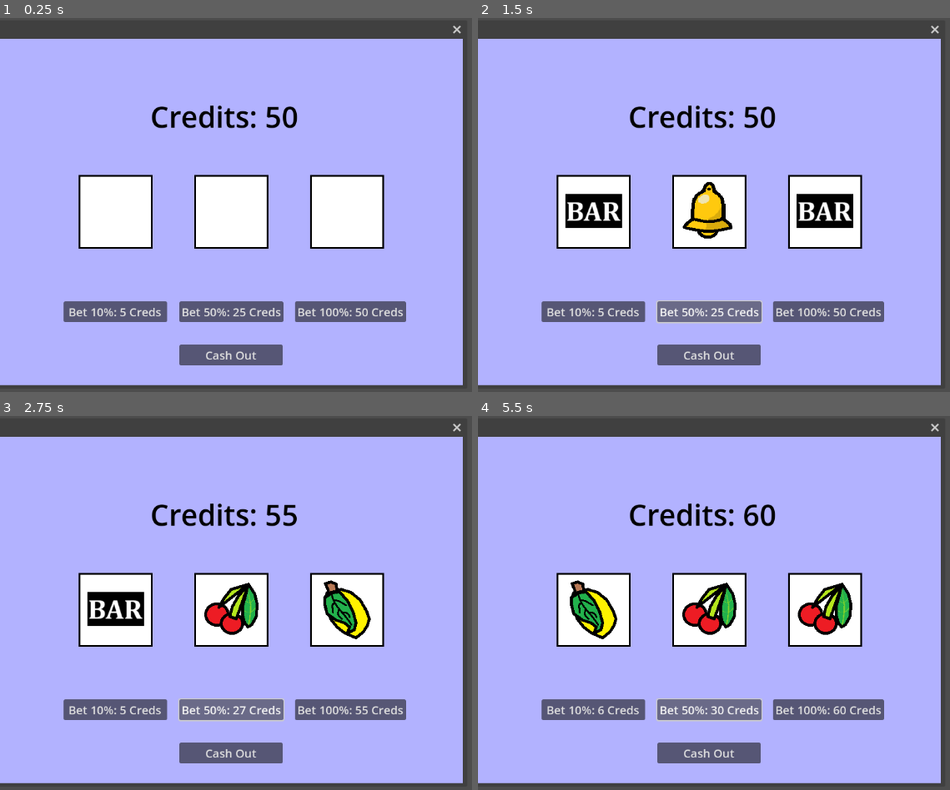
Above: before the commit, frames 1-4 (two rows, left to right).
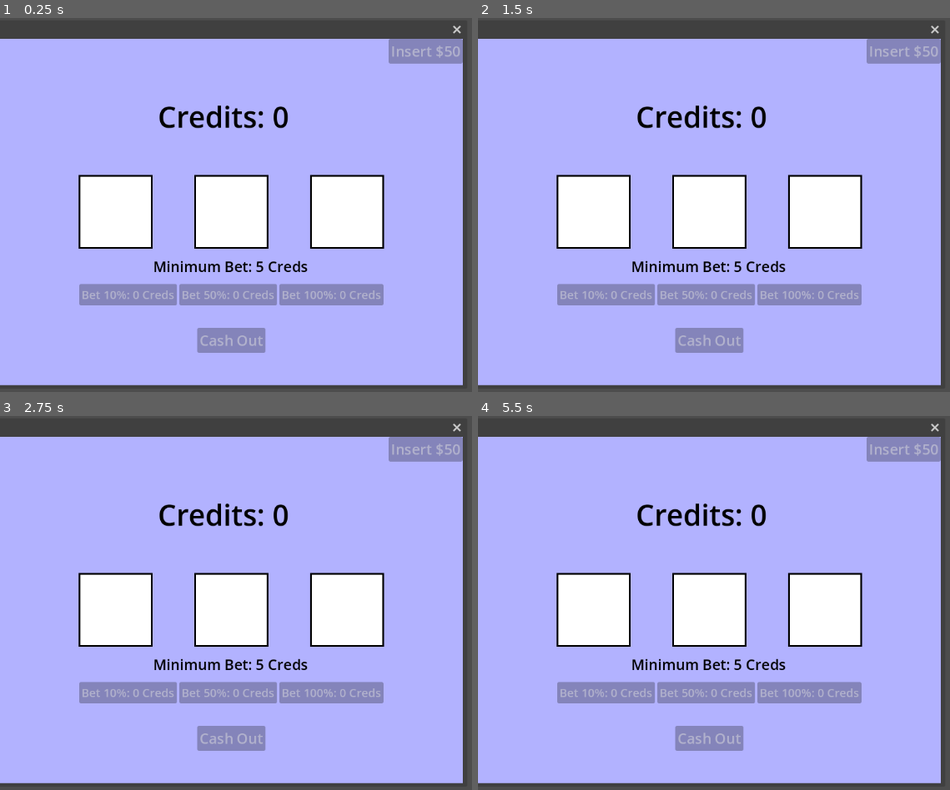
Above: after the commit, the same moments.

Repository: zsmitty2020/SSUFamJam25
Game: Godot game, scene res://Windows/SlotsGambling/slotsgambling.tscn
The game is run twice, just before and just after one commit, with the same random seed, the same clock (stepped at 60 frames per second) and the same inputs. This scene is started directly instead of the project's main scene.
Inputs (mouse positions are in pixels of both pictures, inside the frame that each line leads up to):
- Up to frame 1 (0.25 s): no input
- Up to frame 2 (1.5 s): click (591, 313) at 0.5 s, where only the run before the commit has a clickable "Bet 10%: 5 Creds"; click (709, 313) at 1.25 s, where only the run before the commit has a clickable "Bet 50%: 25 Creds"
- Up to frame 3 (2.75 s): click (231, 711) at 2 s, where only the run before the commit has a clickable "Bet 50%: 27 Creds"
- Up to frame 4 (5.5 s): click (827, 711) at 2.75 s, where only the run before the commit has a clickable "Bet 100%: 55 Creds"; click (709, 752) at 3.5 s, where only the run before the commit has a clickable "Cash Out"; click (591, 711) at 4.25 s, where only the run before the commit has a clickable "Bet 10%: 5 Creds"; click (709, 711) at 5 s, where only the run before the commit has a clickable "Bet 50%: 27 Creds"

The runs differ from the first frame. In frame 1, 11% of the frame differs, in the area x 13-99%, y 5-93%; in frame 2, 14%; in frame 3, 14%; in frame 4, 14%.

Commit message:
Gambling finished, not in main tscene

Diff:
--- a/ssu-fam-jam-game-godot-project/Windows/SlotsGambling/gambling_main.gd
+++ b/ssu-fam-jam-game-godot-project/Windows/SlotsGambling/gambling_main.gd
@@ -1,16 +1,21 @@
-extends Node2D
+extends Control
 
 @export var slot1 := Node2D
 @export var slot2 := Node2D
 @export var slot3 := Node2D
 
 var betSize = 1
-var money = 50
+var money = 0
 var rolling = false
 var canRoll = true
 
 
 func _process(_delta):
+	if GlobalData.balance < 50:
+		$InsertCash.disabled = true
+	else:
+		$InsertCash.disabled = false
+
 	if rolling:
 		for slot in $".".get_children():
 				if slot.is_in_group("slots"):
@@ -19,6 +24,7 @@
 func payMoney():
 	if money >= 5:
 		money -= betSize
+		updateLabels()
 		return true
 	else:
 		print("NO MONEY! GET KICKED OUT")
@@ -71,14 +77,11 @@
 		$loseSFX.play()
 
 	$slotRollSFX.stop()
-	$Label.text = "Credits: " + str(money)
-	$TenPercent.text = "Bet 10%: " + str(int(0.10 * money)) + " Creds"
-	$FiftyPercent.text = "Bet 50%: " + str(int(0.50 * money)) + " Creds"
-	$HundredPercent.text = "Bet 100%: " + str(money) + " Creds"
+	updateLabels()
 	print(money)
 
 
-func _on_button_pressed():
+func _on_ten_percent_pressed():
 	#10% Button
 		if canRoll:
 			betSize = int(0.10 * money)
@@ -87,6 +90,8 @@
 				canRoll = false
 				rolling = true
 				$slotRollSFX.play()
+				disableButtons()
+
 
 func _on_fifty_percent_pressed():
 	#50% Button
@@ -97,6 +102,7 @@
 				canRoll = false
 				rolling = true
 				$slotRollSFX.play()
+				disableButtons()
 
 
 func _on_hundred_percent_pressed():
@@ -108,6 +114,47 @@
 				canRoll = false
 				rolling = true
 				$slotRollSFX.play()
+				disableButtons()
+
+func updateLabels():
+	if int(0.10 * money) < 5:
+		$HBoxContainer/TenPercent.disabled = true
+	else:
+		$HBoxContainer/TenPercent.disabled = false
+	if int(0.50 * money) < 5:
+		$HBoxContainer/FiftyPercent.disabled = true
+	else:
+		$HBoxContainer/FiftyPercent.disabled = false
+	if money < 5:
+		$HBoxContainer/HundredPercent.disabled = true
+	else:
+		$HBoxContainer/HundredPercent.disabled = false
+	if money == 0:
+		$CashOut.disabled = true
+	else:
+		$CashOut.disabled = false
+
+	$Label.text = "Credits: " + str(money)
+	$HBoxContainer/TenPercent.text = "Bet 10%: " + str(int(0.10 * money)) + " Creds"
+	$HBoxContainer/FiftyPercent.text = "Bet 50%: " + str(int(0.50 * money)) + " Creds"
+	$HBoxContainer/HundredPercent.text = "Bet 100%: " + str(money) + " Creds"
+
+func disableButtons():
+	$HBoxContainer/TenPercent.disabled = true
+	$HBoxContainer/FiftyPercent.disabled = true
+	$HBoxContainer/HundredPercent.disabled = true
+
+func enableButtons():
+	$HBoxContainer/TenPercent.disabled = false
+	$HBoxContainer/FiftyPercent.disabled = false
+	$HBoxContainer/HundredPercent.disabled = false
+
+func _on_insert_cash_pressed():
+	GlobalData.balance -= 50
+	money += 50
+	updateLabels()
 
 func _on_cash_out_pressed():
-	pass # Replace with function body.
+	GlobalData.balance += money
+	money -= money
+	updateLabels()
--- a/ssu-fam-jam-game-godot-project/Windows/SlotsGambling/slotsgambling.tscn
+++ b/ssu-fam-jam-game-godot-project/Windows/SlotsGambling/slotsgambling.tscn
@@ -19,7 +19,20 @@
 position = Vector2i(0, 36)
 size = Vector2i(800, 600)
 
-[node name="Container" type="TextureRect" parent="."]
+[node name="Container" type="Control" parent="." node_paths=PackedStringArray("slot1", "slot2", "slot3")]
+layout_mode = 3
+anchors_preset = 15
+anchor_right = 1.0
+anchor_bottom = 1.0
+grow_horizontal = 2
+grow_vertical = 2
+script = ExtResource("1_15ixx")
+slot1 = NodePath("symbolSquares")
+slot2 = NodePath("symbolSquares2")
+slot3 = NodePath("symbolSquares3")
+
+[node name="BGColor" type="TextureRect" parent="Container"]
+layout_mode = 1
 anchors_preset = 15
 anchor_right = 1.0
 anchor_bottom = 1.0
@@ -29,98 +42,158 @@
 size_flags_vertical = 4
 texture = SubResource("GradientTexture1D_ug6yu")
 
-[node name="gambling main" type="Node2D" parent="Container" node_paths=PackedStringArray("slot1", "slot2", "slot3")]
-script = ExtResource("1_15ixx")
-slot1 = NodePath("symbolSquares")
-slot2 = NodePath("symbolSquares2")
-slot3 = NodePath("symbolSquares3")
+[node name="Label" type="Label" parent="Container"]
+layout_mode = 1
+anchors_preset = 15
+anchor_right = 1.0
+anchor_bottom = 1.0
+offset_left = 273.0
+offset_top = 100.0
+offset_right = -272.0
+offset_bottom = -431.0
+grow_horizontal = 2
+grow_vertical = 2
+size_flags_horizontal = 4
+theme_override_colors/font_color = Color(0, 0, 0, 1)
+theme_override_font_sizes/font_size = 50
+text = "Credits: 0"
 
-[node name="symbolSquares" parent="Container/gambling main" instance=ExtResource("2_bc2yg")]
-position = Vector2(200, 300)
+[node name="Label2" type="Label" parent="Container"]
+layout_mode = 1
+anchors_preset = 15
+anchor_right = 1.0
+anchor_bottom = 1.0
+offset_left = 265.0
+offset_top = 377.0
+offset_right = -268.0
+offset_bottom = -188.0
+grow_horizontal = 2
+grow_vertical = 2
+size_flags_horizontal = 4
+theme_override_colors/font_color = Color(0, 0, 0, 1)
+theme_override_font_sizes/font_size = 25
+text = "Minimum Bet: 5 Creds"
 
-[node name="symbolSquares2" parent="Container/gambling main" instance=ExtResource("2_bc2yg")]
-position = Vector2(400, 300)
+[node name="symbolSquares" parent="Container" instance=ExtResource("2_bc2yg")]
+layout_mode = 1
+anchors_preset = 15
+anchor_right = 1.0
+anchor_bottom = 1.0
+offset_left = 200.0
+offset_top = 300.0
+offset_right = -600.0
+offset_bottom = -300.0
+grow_horizontal = 2
+grow_vertical = 2
 
-[node name="symbolSquares3" parent="Container/gambling main" instance=ExtResource("2_bc2yg")]
-position = Vector2(600, 300)
+[node name="symbolSquares2" parent="Container" instance=ExtResource("2_bc2yg")]
+layout_mode = 1
+anchors_preset = 15
+anchor_right = 1.0
+anchor_bottom = 1.0
+offset_left = 400.0
+offset_top = 300.0
+offset_right = -400.0
+offset_bottom = -300.0
+grow_horizontal = 2
+grow_vertical = 2
 
-[node name="Timer" type="Timer" parent="Container/gambling main"]
+[node name="symbolSquares3" parent="Container" instance=ExtResource("2_bc2yg")]
+layout_mode = 1
+anchors_preset = 15
+anchor_right = 1.0
+anchor_bottom = 1.0
+offset_left = 600.0
+offset_top = 300.0
+offset_right = -200.0
+offset_bottom = -300.0
+grow_horizontal = 2
+grow_vertical = 2
+
+[node name="HBoxContainer" type="HBoxContainer" parent="Container"]
+layout_mode = 1
+anchors_preset = 15
+anchor_right = 1.0
+anchor_bottom = 1.0
+offset_top = 425.0
+offset_bottom = -137.00037
+grow_horizontal = 2
+grow_vertical = 2
+alignment = 1
+
+[node name="TenPercent" type="Button" parent="Container/HBoxContainer"]
+layout_mode = 2
+theme_override_font_sizes/font_size = 20
+disabled = true
+text = "Bet 10%: 0 Creds"
+
+[node name="FiftyPercent" type="Button" parent="Container/HBoxContainer"]
+layout_mode = 2
+theme_override_font_sizes/font_size = 20
+disabled = true
+text = "Bet 50%: 0 Creds"
+
+[node name="HundredPercent" type="Button" parent="Container/HBoxContainer"]
+layout_mode = 2
+theme_override_font_sizes/font_size = 20
+disabled = true
+text = "Bet 100%: 0 Creds"
+
+[node name="InsertCash" type="Button" parent="Container"]
+layout_mode = 1
+anchors_preset = 1
+anchor_left = 1.0
+anchor_right = 1.0
+offset_left = -128.0
+offset_bottom = 43.0
+grow_horizontal = 0
+theme_override_font_sizes/font_size = 25
+text = "Insert $50
+"
+
+[node name="CashOut" type="Button" parent="Container"]
+layout_mode = 1
+anchors_preset = 15
+anchor_right = 1.0
+anchor_bottom = 1.0
+offset_left = 341.0
+offset_top = 501.0
+offset_right = -341.0
+offset_bottom = -56.0
+grow_horizontal = 2
+grow_vertical = 2
+theme_override_font_sizes/font_size = 25
+disabled = true
+text = "Cash Out"
+
+[node name="Timer" type="Timer" parent="Container"]
 one_shot = true
 
-[node name="gamblingBGMusic" type="AudioStreamPlayer" parent="Container/gambling main"]
+[node name="gamblingBGMusic" type="AudioStreamPlayer" parent="Container"]
 stream = ExtResource("3_uwnka")
 volume_db = -30.0
 autoplay = true
 
-[node name="beginGambling" type="AudioStreamPlayer" parent="Container/gambling main"]
+[node name="beginGambling" type="AudioStreamPlayer" parent="Container"]
 stream = ExtResource("4_encln")
 volume_db = -30.0
 autoplay = true
 
-[node name="winSFX" type="AudioStreamPlayer" parent="Container/gambling main"]
+[node name="winSFX" type="AudioStreamPlayer" parent="Container"]
 stream = ExtResource("5_3any0")
 volume_db = -30.0
 
-[node name="loseSFX" type="AudioStreamPlayer" parent="Container/gambling main"]
+[node name="loseSFX" type="AudioStreamPlayer" parent="Container"]
 stream = ExtResource("6_jop6i")
 volume_db = -30.0
 
-[node name="slotRollSFX" type="AudioStreamPlayer" parent="Container/gambling main"]
+[node name="slotRollSFX" type="AudioStreamPlayer" parent="Container"]
 stream = ExtResource("7_1ri76")
 volume_db = -30.0
 parameters/looping = true
 
-[node name="Label" type="Label" parent="Container/gambling main"]
-offset_left = 260.0
-offset_top = 100.0
-offset_right = 537.0005
-offset_bottom = 169.00005
-size_flags_horizontal = 4
-theme_override_colors/font_color = Color(0, 0, 0, 1)
-theme_override_font_sizes/font_size = 50
-text = "Credits: 50"
-
-[node name="TenPercent" type="Button" parent="Container/gambling main"]
-anchors_preset = 8
-anchor_left = 0.5
-anchor_top = 0.5
-anchor_right = 0.5
-anchor_bottom = 0.5
-offset_left = 110.0
-offset_top = 455.0
-offset_right = 289.001
-offset_bottom = 491.0
-grow_horizontal = 2
-grow_vertical = 2
-theme_override_font_sizes/font_size = 20
-text = "Bet 10%: 5 Creds"
-
-[node name="FiftyPercent" type="Button" parent="Container/gambling main"]
-offset_left = 310.0
-offset_top = 455.0
-offset_right = 489.0
-offset_bottom = 491.0
-theme_override_font_sizes/font_size = 20
-text = "Bet 50%: 25 Creds"
-
-[node name="HundredPercent" type="Button" parent="Container/gambling main"]
-offset_left = 510.0
-offset_top = 455.0
-offset_right = 689.0
-offset_bottom = 491.0
-theme_override_font_sizes/font_size = 20
-text = "Bet 100%: 50 Creds"
-
-[node name="CashOut" type="Button" parent="Container/gambling main"]
-offset_left = 310.0
-offset_top = 530.0
-offset_right = 489.0
-offset_bottom = 566.0002
-theme_override_font_sizes/font_size = 20
-text = "Cash Out"
-
-[connection signal="timeout" from="Container/gambling main/Timer" to="Container/gambling main" method="_on_timer_timeout"]
-[connection signal="pressed" from="Container/gambling main/TenPercent" to="Container/gambling main" method="_on_button_pressed"]
-[connection signal="pressed" from="Container/gambling main/FiftyPercent" to="Container/gambling main" method="_on_fifty_percent_pressed"]
-[connection signal="pressed" from="Container/gambling main/HundredPercent" to="Container/gambling main" method="_on_hundred_percent_pressed"]
-[connection signal="pressed" from="Container/gambling main/CashOut" to="Container/gambling main" method="_on_cash_out_pressed"]
+[connection signal="pressed" from="Container/HBoxContainer/TenPercent" to="Container" method="_on_ten_percent_pressed"]
+[connection signal="pressed" from="Container/HBoxContainer/FiftyPercent" to="Container" method="_on_fifty_percent_pressed"]
+[connection signal="pressed" from="Container/HBoxContainer/HundredPercent" to="Container" method="_on_hundred_percent_pressed"]
+[connection signal="pressed" from="Container/InsertCash" to="Container" method="_on_insert_cash_pressed"]
+[connection signal="timeout" from="Container/Timer" to="Container" method="_on_timer_timeout"]
--- a/ssu-fam-jam-game-godot-project/Windows/SlotsGambling/symbol_squares.gd
+++ b/ssu-fam-jam-game-godot-project/Windows/SlotsGambling/symbol_squares.gd
@@ -1,4 +1,4 @@
-extends Node2D
+extends Control
 
 var value = -1
 
--- a/ssu-fam-jam-game-godot-project/Windows/SlotsGambling/symbol_squares.tscn
+++ b/ssu-fam-jam-game-godot-project/Windows/SlotsGambling/symbol_squares.tscn
@@ -7,7 +7,9 @@
 [ext_resource type="Texture2D" uid="uid://d1tgl7meeys5u" path="res://Windows/SlotsGambling/GamblingAssets/bell.png" id="4_mhp0h"]
 [ext_resource type="Texture2D" uid="uid://dm7y3jijnbq4w" path="res://Windows/SlotsGambling/GamblingAssets/bar.png" id="5_jfthy"]
 
-[node name="symbolSquares" type="Node2D" groups=["slots"]]
+[node name="symbolSquares" type="Control" groups=["slots"]]
+layout_mode = 3
+anchors_preset = 0
 script = ExtResource("1_0rlxr")
 
 [node name="Sprite2D" type="Sprite2D" parent="."]
